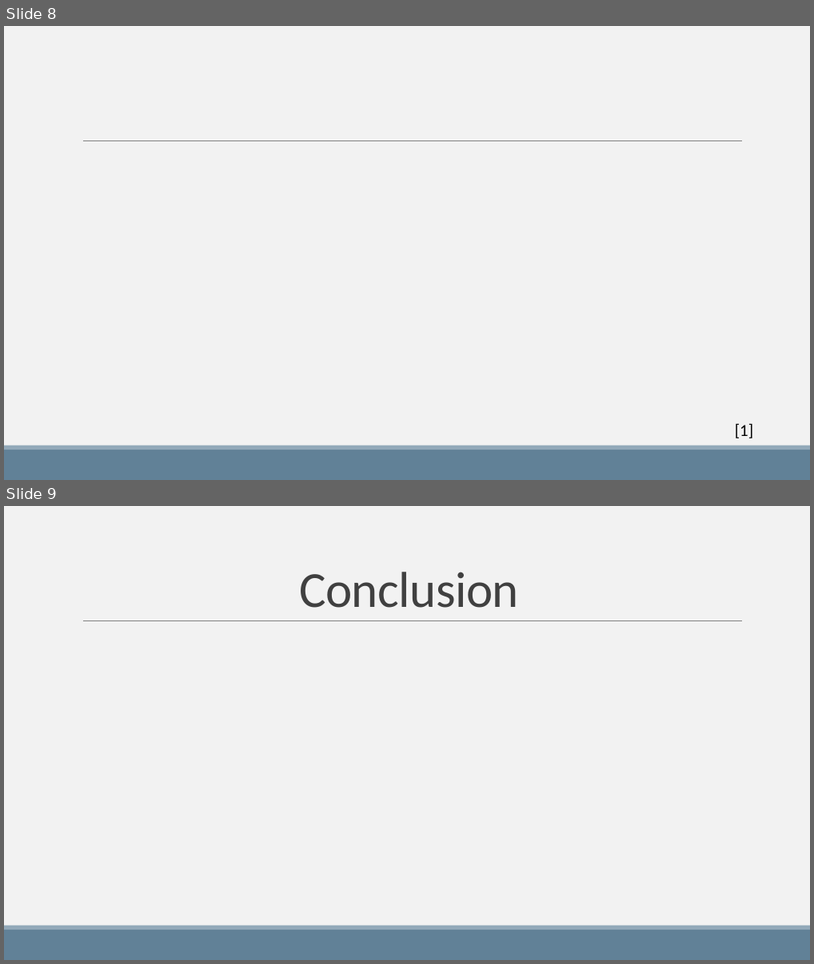
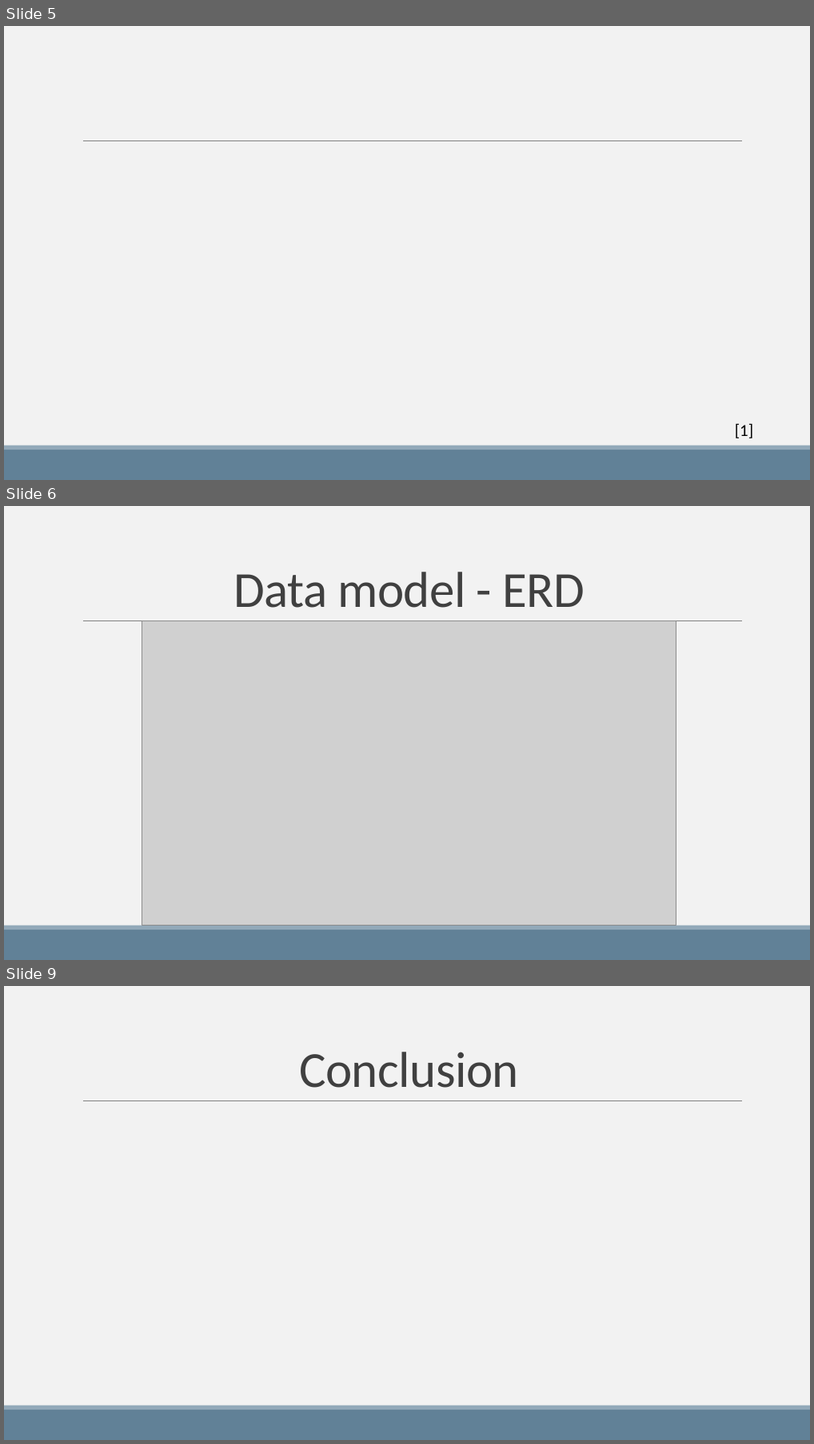
Before and after one commit to keatonmay/db_systems_proj, a slide deck: deliverables/Encore Tickets Presentation.pptx. Shown one above the other, each under a label of ours: slides 8 and 9 before the commit, slides 5, 6 and 9 after it; the slides between them are not shown. The pictures are 814x964 and 814x1444 pixels, drawn with LibreOffice and Linux fonts; fonts in the diff are those of the drawing; grey boxes stand for pictures; background and template pictures are left out. Boxes give left, top, right and bottom in pixels: in the first picture for what was removed or moved away, otherwise in the second. Text is boxed around its words. In the diff, an @@ line names an element or a change of style, - is before the commit and + after.

```diff
--- a/deliverables/Encore Tickets Presentation.pptx
+++ b/deliverables/Encore Tickets Presentation.pptx
@@ slide 6 added at [4,506,810,960], background #F2F2F2; not listed: 3 template elements that a slide beside it also shows @@
@@ title added at [234,572,585,608], 60 pt, text #404040 @@
+Data model - ERD
@@ picture added at [142,621,677,925] @@
@@ what was slide 8 is now slide 5 @@
```
Also in this commit, not shown: 1 slide changed, 1 other slide added, 2 slides removed, 1 other file.
